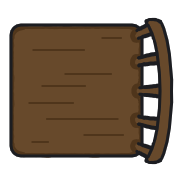
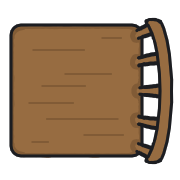
Before/after of a (180, 180) layered artwork. What changed in the layer stack:
added layer "Color" (1st of 3) above "Color" over (12, 21, 171, 161)
renamed "Paint Layer 1" to "Color", hid it, painted on it over (12, 21, 171, 161)
